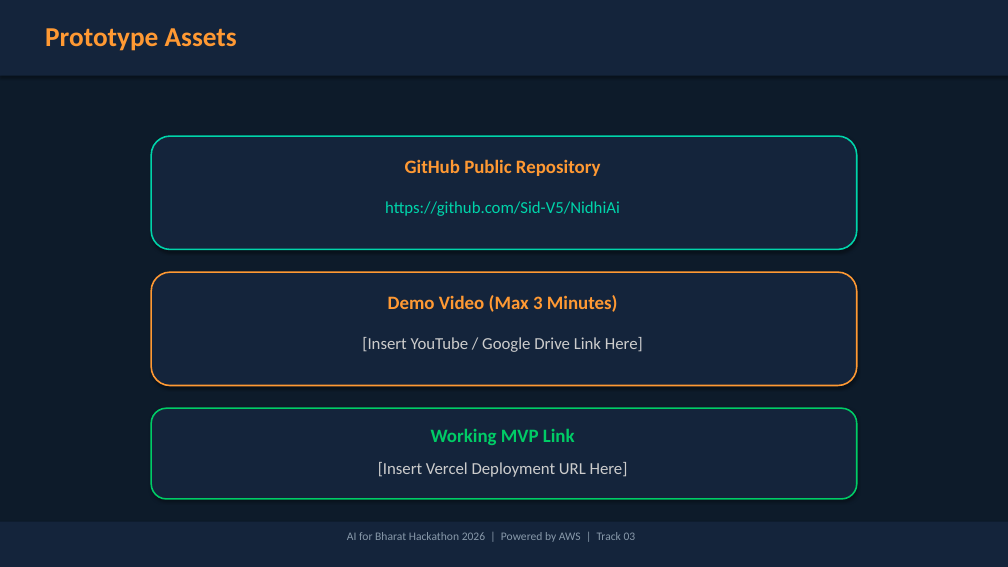
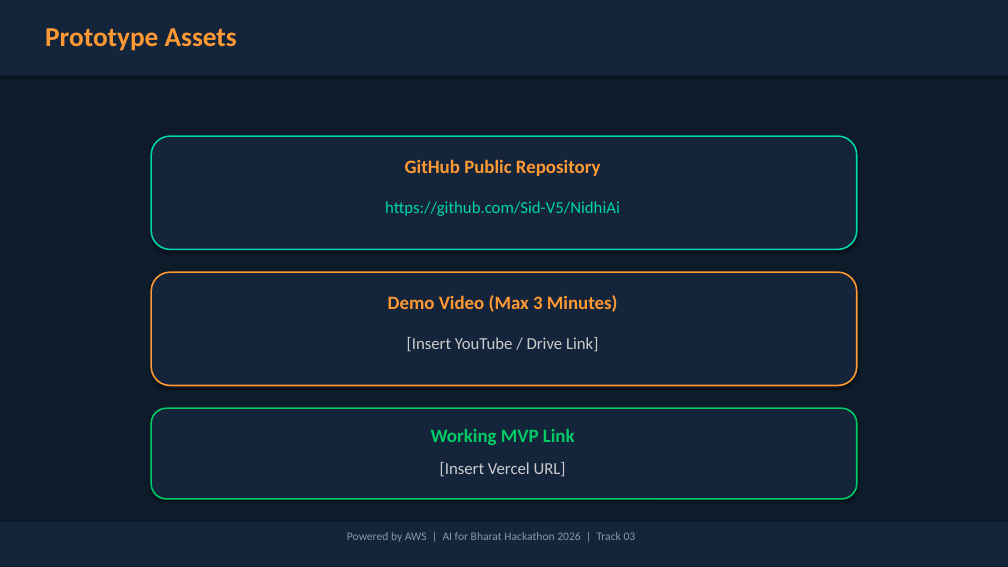
Before and after one commit to Sid-V5/NidhiAi, a slide deck: slide 13 of NidhiAI_Prototype_Submission.pptx. Drawn at 1008x567 pixels with LibreOffice and Linux fonts; fonts in the diff are those of the drawing. Boxes give left, top, right and bottom in pixels: in the first picture for what was removed or moved away, otherwise in the second. Text is boxed around its words. In the diff, an @@ line names an element or a change of style, - is before the commit and + after.

```diff
--- a/NidhiAI_Prototype_Submission.pptx
+++ b/NidhiAI_Prototype_Submission.pptx
@@ text at bbox=[407, 337, 598, 352]: text changed @@
-[Insert YouTube / Google Drive Link Here]
+[Insert YouTube / Drive Link]
@@ text at bbox=[440, 462, 566, 477]: text changed @@
-[Insert Vercel Deployment URL Here]
+[Insert Vercel URL]
@@ text at bbox=[347, 532, 636, 542]: text changed @@
-AI for Bharat Hackathon 2026 | Powered by AWS | Track 03
+Powered by AWS | AI for Bharat Hackathon 2026 | Track 03
```
Also in this commit, not shown: 13 other slides changed, 10 other files.
